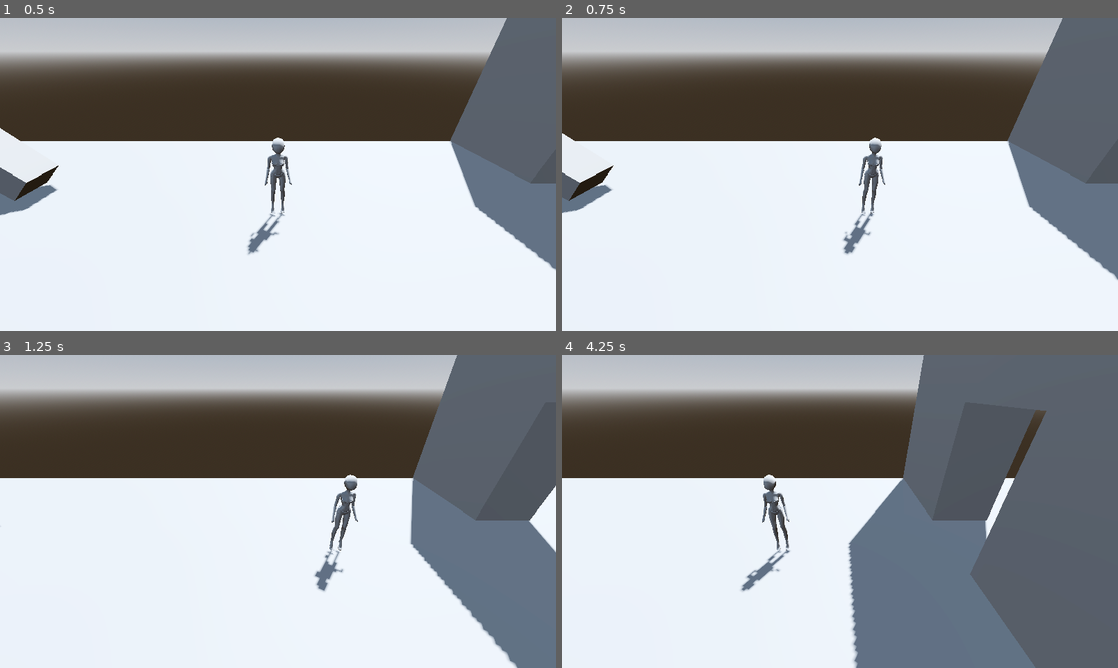
Above: before the commit, frames 1-4 (two rows, left to right).
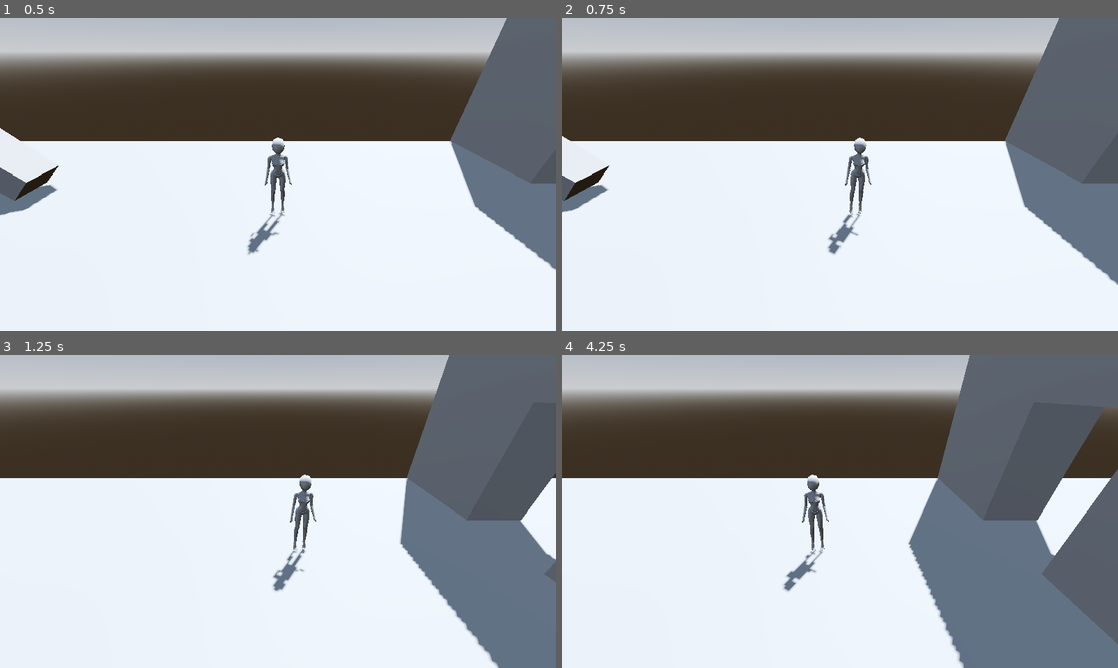
Above: after the commit, the same moments.

Repository: Tyger8540/dress-til-you-drop
Game: Godot game, scene res://scenes/sample_room.tscn
The game is run twice, just before and just after one commit, with the same random seed, the same clock (stepped at 60 frames per second) and the same inputs. This scene is started directly instead of the project's main scene.
Inputs (mouse positions are in pixels of both pictures, inside the frame that each line leads up to):
- Up to frame 1 (0.5 s): no input
- Up to frame 2 (0.75 s): tap Enter (ui_accept) at 0.5, 0.6 s; move the mouse to (962, 158) at 0.52 s; hold D (move_right) from 0.53 s (still down); click (962, 158) at 0.67 s
- Up to frame 3 (1.25 s): keep holding D (move_right); tap Enter (ui_accept) at 0.77, 1.07 s
- Up to frame 4 (4.25 s): move the mouse to (728, 527) at 1.27 s; release D (move_right) at 1.28 s; hold S (move_backward) 1.28-2.03 s; tap E (interact) at 1.35 s; tap Enter (ui_accept) at 1.52, 1.55, 1.82, 2.3, 2.85, 3.02, 3.32, 3.77, 3.8, 4.07 s; move the mouse to (895, 442) at 2.02 s; hold D (move_right) 2.03-2.78 s; tap G (windowed) at 2.1 s; move the mouse to (812, 574) at 2.77 s; hold W (move_forward) 2.78-3.53 s; click (812, 574) at 2.92 s; move the mouse to (1006, 558) at 3.52 s; hold A (move_left) from 3.53 s (still down); hold E (interact) from 3.53 s (still down)

Frame 1 is identical in both runs. In frame 2, 2.6% of the frame differs, in the area x 0-100%, y 0-86%; in frame 3, 4.3%; in frame 4, 23%, in the area x 32-100%, y 0-100%.

Commit message:
Many Bugfixes + Features
- Ramp/stair climbing system
- Altered dialogue speed
- Altered player speed
- Altered camera follow speed
- Added bouncing to end of dialogue
- Moved camera follow position

Diff:
--- a/dress-til-you-drop/scenes/dialog_box.tscn
+++ b/dress-til-you-drop/scenes/dialog_box.tscn
@@ -72,6 +72,7 @@
 visible_ratio = 0.0
 script = ExtResource("2_df88m")
 speaker = NodePath("../Speaker")
+text_speed = 0.03
 
 [node name="TextMarker" type="ColorRect" parent="Dialog"]
 visible = false
--- a/dress-til-you-drop/scenes/main_hall.tscn
+++ b/dress-til-you-drop/scenes/main_hall.tscn
@@ -122,6 +122,7 @@
 
 [sub_resource type="ConcavePolygonShape3D" id="ConcavePolygonShape3D_tltrp"]
 data = PackedVector3Array(1, 0, 1, -1, 0, 1, 1, 0, -1, -1, 0, 1, -1, 0, -1, 1, 0, -1)
+backface_collision = true
 
 [sub_resource type="BoxMesh" id="BoxMesh_gjt1e"]
 
@@ -311,6 +312,12 @@
 [node name="CollisionShape3D" type="CollisionShape3D" parent="walls/stairs/second floor/StaticBody3D"]
 shape = SubResource("ConcavePolygonShape3D_g3kkl")
 
+[node name="CSGPolygon3D" type="CSGPolygon3D" parent="walls"]
+transform = Transform3D(1, 0, 0, 0, 1, 0, 0, 0, 1.0000001, 35.687286, -0.49087864, -0.19794178)
+use_collision = true
+polygon = PackedVector2Array(1, 0, 1, 0.02, 0, 0.02, 0, 0.04, -1, 0.04, -1, 0.06, -2, 0.06, -2, 0.08, -3, 0.08, -3, 0.1, -4, 0.1, -4, 0.12, -5, 0.12, -5, 0.14, -6, 0.14, -6, 0.16, -7, 0.16, -7, 0)
+depth = 0.1
+
 [node name="interactable obj" type="MeshInstance3D" parent="."]
 transform = Transform3D(-0.7071068, 0, -0.70710677, 0, 1, 0, 0.70710677, 0, -0.7071068, -3, 1, 7)
 mesh = SubResource("PrismMesh_muuyn")
@@ -329,7 +336,7 @@
 shape = SubResource("SphereShape3D_4y6b0")
 
 [node name="Player" parent="." node_paths=PackedStringArray("current_cam") instance=ExtResource("1_cptfm")]
-transform = Transform3D(1, 0, 0, 0, 1, 0, 0, 0, 1, 11.5, 1.0999999, 0)
+transform = Transform3D(1, 0, 0, 0, 1, 0, 0, 0, 1, 11.5, 1, 0)
 current_cam = NodePath("../MoveFollowCamera")
 
 [node name="InventoryCamera" type="Camera3D" parent="Player" node_paths=PackedStringArray("inventory_ui", "player")]
@@ -338,18 +345,18 @@
 script = ExtResource("8_6hdfs")
 inventory_ui = NodePath("../../InventoryUI")
 player = NodePath("..")
-metadata/_custom_type_script = "uid://dvwxpheb3tytc"
 
 [node name="OmniLight3D" type="OmniLight3D" parent="Player/InventoryCamera"]
 transform = Transform3D(1, 0, 2.9802322e-08, 0, 1, 0, -2.9802322e-08, 0, 1, 0, 0.9000001, 0)
 light_energy = 2.5
 
 [node name="MoveFollowCamera" parent="." node_paths=PackedStringArray("player") instance=ExtResource("7_dbmwu")]
-transform = Transform3D(-4.222196e-08, -0.17364818, 0.9848078, 1.1313337e-08, 0.9848078, 0.17364818, -1, 1.8473228e-08, -3.9615973e-08, 14.4, 3, 0)
+transform = Transform3D(-4.371139e-08, -0.34202012, 0.9396926, 0, 0.9396926, 0.34202012, -1, 1.4950174e-08, -4.1075268e-08, 14, 3, 0)
 current = true
 follow_axis = 1
 follow_distance = 3.0
-cam_axis = 3
+cam_axis = 6
+cam_offset = Vector3(2.5, 2, 0)
 player = NodePath("../Player")
 
 [node name="OmniLight3D" type="OmniLight3D" parent="MoveFollowCamera"]
@@ -374,3 +381,4 @@
 
 [node name="InventoryUI" parent="." instance=ExtResource("12_p52to")]
 visible = false
+metadata/_edit_vertical_guides_ = [820.0]
--- a/dress-til-you-drop/scenes/player.tscn
+++ b/dress-til-you-drop/scenes/player.tscn
@@ -6,9 +6,6 @@
 [ext_resource type="ArrayMesh" uid="uid://txcta0gn4ulv" path="res://models/main_character/underwear-bottom.obj" id="4_fjrip"]
 
 [sub_resource type="CapsuleShape3D" id="CapsuleShape3D_3vyb7"]
-
-[sub_resource type="SeparationRayShape3D" id="SeparationRayShape3D_qlg0r"]
-length = 1.2
 
 [node name="Player" type="CharacterBody3D" groups=["player"]]
 script = ExtResource("1_3vyb7")
@@ -34,6 +31,12 @@
 
 [node name="Shoes" type="MeshInstance3D" parent="Body"]
 
-[node name="CollisionShape3D2" type="CollisionShape3D" parent="."]
-transform = Transform3D(-0.8660254, 0.50000006, 0, 2.1855696e-08, 3.7855173e-08, -1, -0.50000006, -0.8660254, -4.371139e-08, -0.6, 0.2, 0)
-shape = SubResource("SeparationRayShape3D_qlg0r")
+[node name="StairsAheadRayCast3D" type="RayCast3D" parent="."]
+unique_name_in_owner = true
+transform = Transform3D(1, 0, 0, 0, 1, 0, 0, 0, 1, -0.70000005, -0.5, 0)
+target_position = Vector3(0, -0.55, 0)
+
+[node name="StairsBelowRayCast3D" type="RayCast3D" parent="."]
+unique_name_in_owner = true
+transform = Transform3D(1, 0, 0, 0, 1, 0, 0, 0, 1, 0, -1, 0)
+target_position = Vector3(0, -0.75, 0)
--- a/dress-til-you-drop/scripts/dialog.gd
+++ b/dress-til-you-drop/scripts/dialog.gd
@@ -5,7 +5,7 @@
 
 @export var speaker: RichTextLabel
 
-@export var text_speed: float = 0.05  # adjustable dialog box text speed
+@export var text_speed: float = 0.025  # adjustable dialog box text speed
 @export var text_marker_speed: float = 0.5  # adjustable text marker speed
 
 var dialog_array: Array[String]  # array holding lines of dialog
@@ -31,6 +31,10 @@
 			text_revealing = false
 			text_revealed = true
 		else:  # cur line of dialog is still being revealed
+			# finish dialog line if input was received
+			if Input.is_action_just_pressed("ui_accept"):
+				finish_dialog_line()
+				return
 			text_timer += delta  # increase time since last char revealed
 			if text_timer >= text_speed:  # reveal next char if enough time has passed
 				text_timer = 0.0  # reset the timer
@@ -50,14 +54,19 @@
 func start_dialog() -> void:
 	text = dialog_array[dialog_index]  # set text for the cur line of dialog
 	if speaker_array[dialog_index] != DialogResource.speakers.NONE:
-		# TODO set dialog box to speaker version
+		# set dialog box to speaker version
 		get_parent().set_dialog_mode()
 		speaker.text = DialogResource.speakers.find_key(speaker_array[dialog_index])  # set speaker name for the cur line of dialog
 	else:
-		# TODO set dialog box to non-speaker version
+		# set dialog box to non-speaker version
 		get_parent().set_description_mode()
-		pass
 	text_revealing = true  # start revealing text
+
+
+func finish_dialog_line() -> void:
+	visible_ratio = 1.0
+	text_revealing = false
+	text_revealed = true
 
 
 func continue_dialog() -> void:
--- a/dress-til-you-drop/scripts/move_camera.gd
+++ b/dress-til-you-drop/scripts/move_camera.gd
@@ -3,9 +3,10 @@
 
 enum CAM_AXIS { NONE, X, Y, Z, XY, XZ, YZ }
 
-const FOLLOW_SPEED = 2.5
+const FOLLOW_SPEED = 6.0
 
 @export var cam_axis: CAM_AXIS
+@export var cam_offset: Vector3
 
 
 # Called when the node enters the scene tree for the first time.
@@ -18,20 +19,20 @@
 	# lerp towards the player's position based on the cam axis
 	match cam_axis:
 		CAM_AXIS.X:
-			global_position.x = lerp(global_position.x, player.global_position.x, FOLLOW_SPEED * delta)
+			global_position.x = lerp(global_position.x, player.global_position.x + cam_offset.x, FOLLOW_SPEED * delta)
 		CAM_AXIS.Y:
-			global_position.y = lerp(global_position.y, player.global_position.y, FOLLOW_SPEED * delta)
+			global_position.y = lerp(global_position.y, player.global_position.y + cam_offset.y, FOLLOW_SPEED * delta)
 		CAM_AXIS.Z:
-			global_position.z = lerp(global_position.z, player.global_position.z, FOLLOW_SPEED * delta)
+			global_position.z = lerp(global_position.z, player.global_position.z + cam_offset.z, FOLLOW_SPEED * delta)
 		CAM_AXIS.XY:
-			global_position.x = lerp(global_position.x, player.global_position.x, FOLLOW_SPEED * delta)
-			global_position.y = lerp(global_position.y, player.global_position.y, FOLLOW_SPEED * delta)
+			global_position.x = lerp(global_position.x, player.global_position.x + cam_offset.x, FOLLOW_SPEED * delta)
+			global_position.y = lerp(global_position.y, player.global_position.y + cam_offset.y, FOLLOW_SPEED * delta)
 		CAM_AXIS.XZ:
-			global_position.x = lerp(global_position.x, player.global_position.x, FOLLOW_SPEED * delta)
-			global_position.z = lerp(global_position.z, player.global_position.z, FOLLOW_SPEED * delta)
+			global_position.x = lerp(global_position.x, player.global_position.x + cam_offset.x, FOLLOW_SPEED * delta)
+			global_position.z = lerp(global_position.z, player.global_position.z + cam_offset.z, FOLLOW_SPEED * delta)
 		CAM_AXIS.YZ:
-			global_position.y = lerp(global_position.y, player.global_position.y, FOLLOW_SPEED * delta)
-			global_position.z = lerp(global_position.z, player.global_position.z, FOLLOW_SPEED * delta)
+			global_position.y = lerp(global_position.y, player.global_position.y + cam_offset.y, FOLLOW_SPEED * delta)
+			global_position.z = lerp(global_position.z, player.global_position.z + cam_offset.z, FOLLOW_SPEED * delta)
 		_:
 			pass
 
--- a/dress-til-you-drop/scripts/player.gd
+++ b/dress-til-you-drop/scripts/player.gd
@@ -1,8 +1,9 @@
 class_name Player
 extends CharacterBody3D
 
-const SPEED = 5.0
+const SPEED = 4.0
 const JUMP_VELOCITY = 4.5
+const MAX_STEP_HEIGHT = 0.5  # NOTE might change for diff stair objects
 
 @export var current_cam: Camera3D
 
@@ -10,6 +11,9 @@
 var locked_cam_orientation: float = 0.0
 var move_orientation_locked: bool = false
 var in_inventory: bool = false
+
+var _snapped_to_stairs_last_frame = -INF
+var _last_frame_was_on_floor = -INF
 
 @onready var body: MeshInstance3D = $Body
 @onready var accessory: MeshInstance3D = $Body/Accessory
@@ -19,8 +23,10 @@
 
 
 func _physics_process(delta: float) -> void:
+	if is_on_floor(): _last_frame_was_on_floor = Engine.get_physics_frames()
+
 	# Add the gravity.
-	if not is_on_floor():
+	if not (is_on_floor() or _snapped_to_stairs_last_frame):
 		velocity += get_gravity() * delta
 
 	# Handle jump.
@@ -50,7 +56,16 @@
 	if in_inventory:
 		return
 
-	move_and_slide()
+	if not _snap_up_stairs_check(delta):
+		# Because _snap_up_stairs_check moves the body manually, don't call move_and_slide
+		# This should be fine since we ensure with the body_test_motion that it doesn't
+		# collide with anything except the stairs it's moving up to.
+		move_and_slide()
+		_snap_down_to_stairs_check()
+
+
+func is_surface_too_steep(normal: Vector3) -> bool:
+	return normal.angle_to(Vector3.UP) > self.floor_max_angle
 
 
 func dress_up() -> void:
@@ -58,3 +73,53 @@
 	top.mesh = load("res://models/main_character/schoolgirl-top.obj")
 	bottom.mesh = load("res://models/main_character/schoolgirl-bottom.obj")
 	shoes.mesh = load("res://models/main_character/schoolgirl-shoes.obj")
+
+
+func _snap_down_to_stairs_check() -> void:
+	var did_snap := false
+	var floor_below: bool = %StairsBelowRayCast3D.is_colliding() and not is_surface_too_steep(%StairsBelowRayCast3D.get_collision_normal())
+	var was_on_floor_last_frame = Engine.get_physics_frames() - _last_frame_was_on_floor == 1
+	if not is_on_floor() and velocity.y <= 0.0 and (was_on_floor_last_frame or _snapped_to_stairs_last_frame) and floor_below:
+		var body_test_result = PhysicsTestMotionResult3D.new()
+		if _run_body_test_motion(self.global_transform, Vector3(0.0, -MAX_STEP_HEIGHT, 0.0), body_test_result):
+			var translate_y = body_test_result.get_travel().y
+			self.position.y += translate_y
+			apply_floor_snap()
+			did_snap = true
+	_snapped_to_stairs_last_frame = did_snap
+
+
+func _snap_up_stairs_check(delta) -> bool:
+	if not is_on_floor() and not _snapped_to_stairs_last_frame: return false
+	# Don't snap stairs if trying to jump, also no need to check for stairs ahead if not moving
+	if self.velocity.y > 0.0 or (self.velocity * Vector3(1.0, 0.0, 1.0)).length() == 0.0: return false
+	var expected_move_motion = self.velocity * Vector3(1.0, 0.0, 1.0) * delta
+	var step_pos_with_clearance = self.global_transform.translated(expected_move_motion + Vector3(0.0, MAX_STEP_HEIGHT * 2.0, 0.0))
+	# Run a body_test_motion slightly above the pos we expect to move to, towards the floor.
+	#  We give some clearance above to ensure there's ample room for the player.
+	#  If it hits a step <= MAX_STEP_HEIGHT, we can teleport the player on top of the step
+	#  along with their intended motion forward.
+	var down_check_result = KinematicCollision3D.new()
+	if (self.test_move(step_pos_with_clearance, Vector3(0.0, -MAX_STEP_HEIGHT * 2.0, 0.0), down_check_result)
+	and (down_check_result.get_collider().is_class("StaticBody3D") or down_check_result.get_collider().is_class("GeometryInstance3D"))):
+		var step_height = ((step_pos_with_clearance.origin + down_check_result.get_travel()) - self.global_position).y
+		# Note I put the step_height <= 0.01 in just because I noticed it prevented some physics glitchiness
+		# 0.02 was found with trial and error. Too much and sometimes get stuck on a stair. Too little and can jitter if running into a ceiling.
+		# The normal character controller (both jolt & default) seems to be able to handled steps up of 0.1 anyway
+		if step_height > MAX_STEP_HEIGHT or step_height <= 0.01 or (down_check_result.get_position() - self.global_position).y > MAX_STEP_HEIGHT: return false
+		%StairsAheadRayCast3D.global_position = down_check_result.get_position() + Vector3(0.0, MAX_STEP_HEIGHT, 0.0) + expected_move_motion.normalized() * 0.1
+		%StairsAheadRayCast3D.force_raycast_update()
+		if %StairsAheadRayCast3D.is_colliding() and not is_surface_too_steep(%StairsAheadRayCast3D.get_collision_normal()):
+			self.global_position = step_pos_with_clearance.origin + down_check_result.get_travel()
+			apply_floor_snap()
+			_snapped_to_stairs_last_frame = true
+			return true
+	return false
+
+
+func _run_body_test_motion(from: Transform3D, motion: Vector3, result = null) -> bool:
+	if not result: result = PhysicsTestMotionResult3D.new()
+	var params = PhysicsTestMotionParameters3D.new()
+	params.from = from
+	params.motion = motion
+	return PhysicsServer3D.body_test_motion(self.get_rid(), params, result)
Not shown: 1 places in dress-til-you-drop/scenes/main_hall.tscn that only renumber resources
Not shown: 1 places in dress-til-you-drop/scenes/player.tscn that only renumber resources
